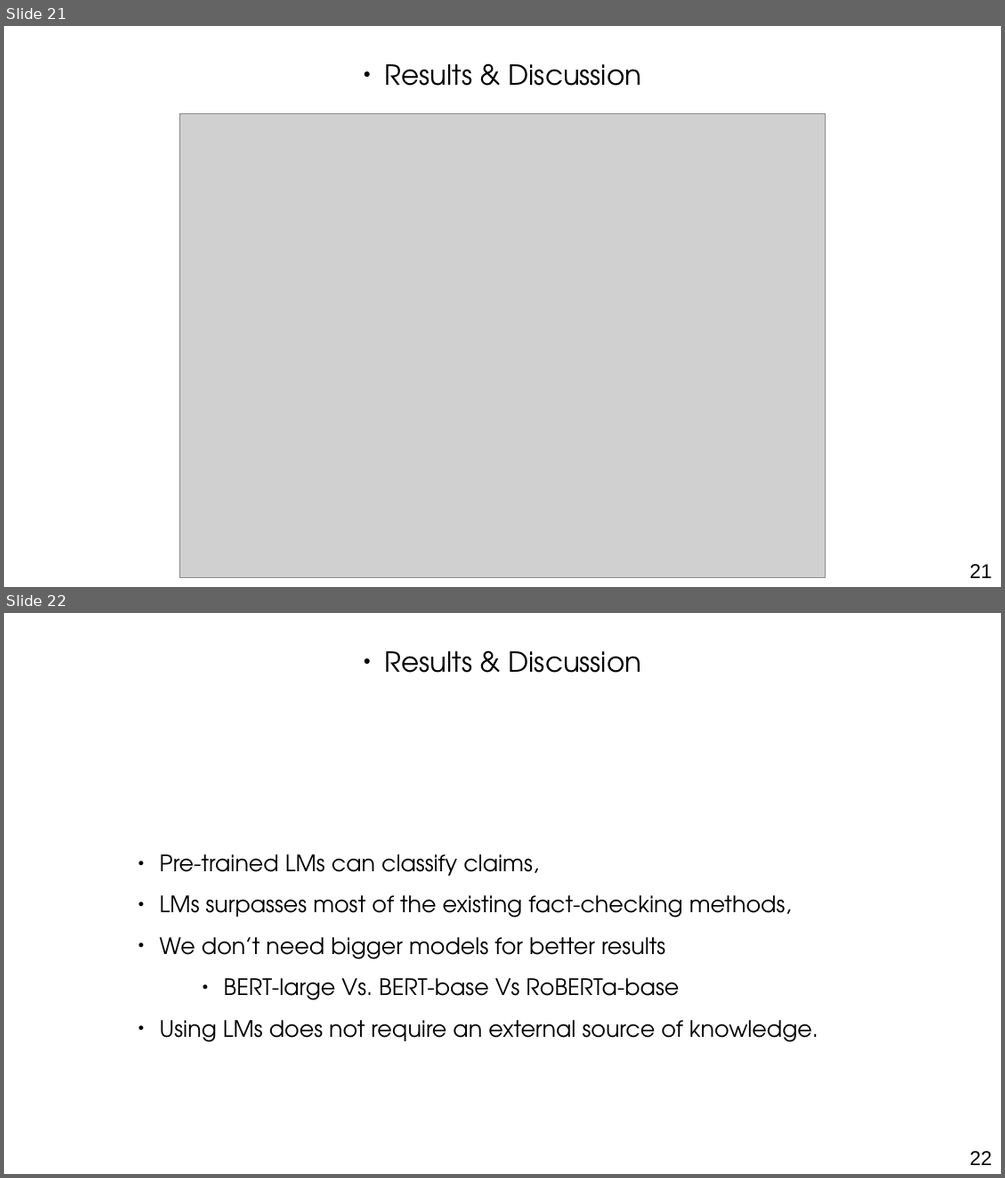
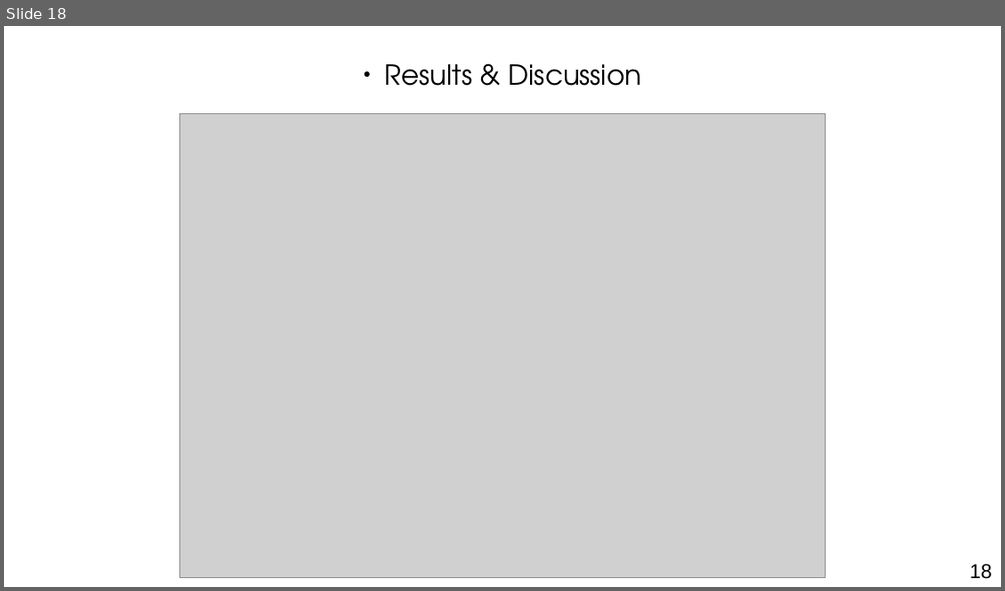
Before and after one commit to othmanelhoufi/LM-for-FactChecking, a slide deck: presentation/NLP_fact_checking.odp. Shown one above the other, each under a label of ours: slides 21 and 22 before the commit, slide 18 after it. The pictures are 1005x1178 and 1005x591 pixels, drawn with LibreOffice and Linux fonts; fonts in the diff are those of the drawing; grey boxes stand for pictures. Boxes give left, top, right and bottom in pixels: in the first picture for what was removed or moved away, otherwise in the second. Text is boxed around its words. In the diff, an @@ line names an element or a change of style, - is before the commit and + after.

```diff
--- a/presentation/NLP_fact_checking.odp
+++ b/presentation/NLP_fact_checking.odp
@@ slide 22 removed at bbox=[4, 613, 1001, 1174], background #FFFFFF @@
@@ text removed at bbox=[385, 651, 642, 673] @@
-● Results & Discussion
@@ text removed at bbox=[160, 854, 818, 1042] @@
-● Pre-trained LMs can classify claims,
-● LMs surpasses most of the existing fact-checking methods,
-● We don’t need bigger models for better results
-      ● BERT-large Vs. BERT-base Vs RoBERTa-base
-● Using LMs does not require an external source of knowledge.
@@ page number removed at bbox=[970, 1151, 992, 1165] @@
-22
@@ what was slide 21 is now slide 18 @@
@@ page number at bbox=[970, 564, 992, 579]: text changed @@
-21
+18
```
Also in this commit, not shown: 2 slides changed, 1 slide added, 6 other slides removed, 1 other file.
